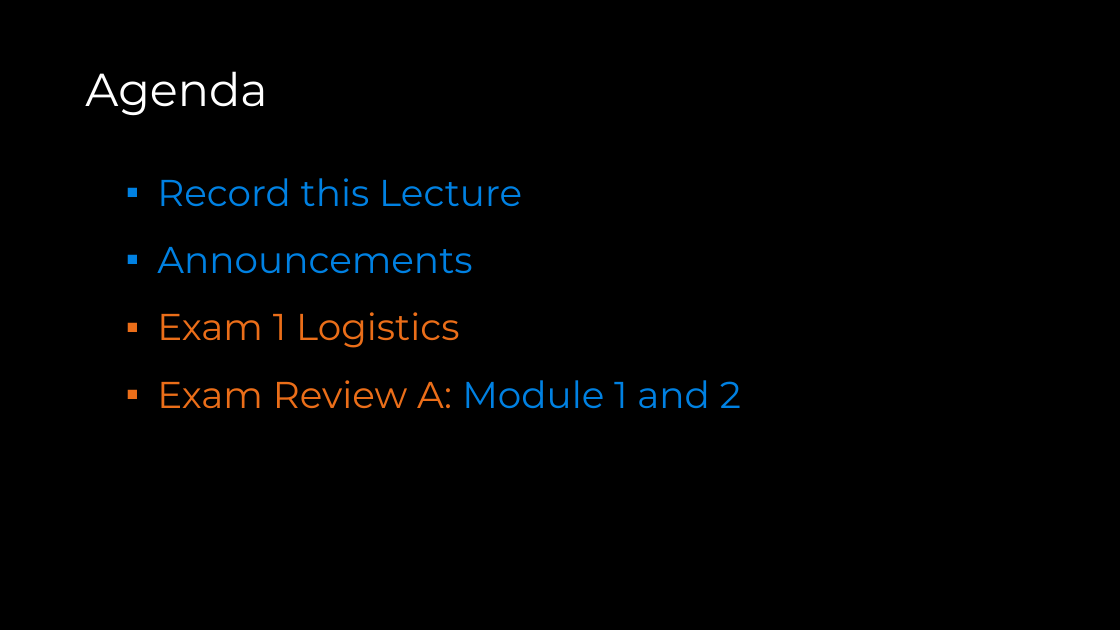
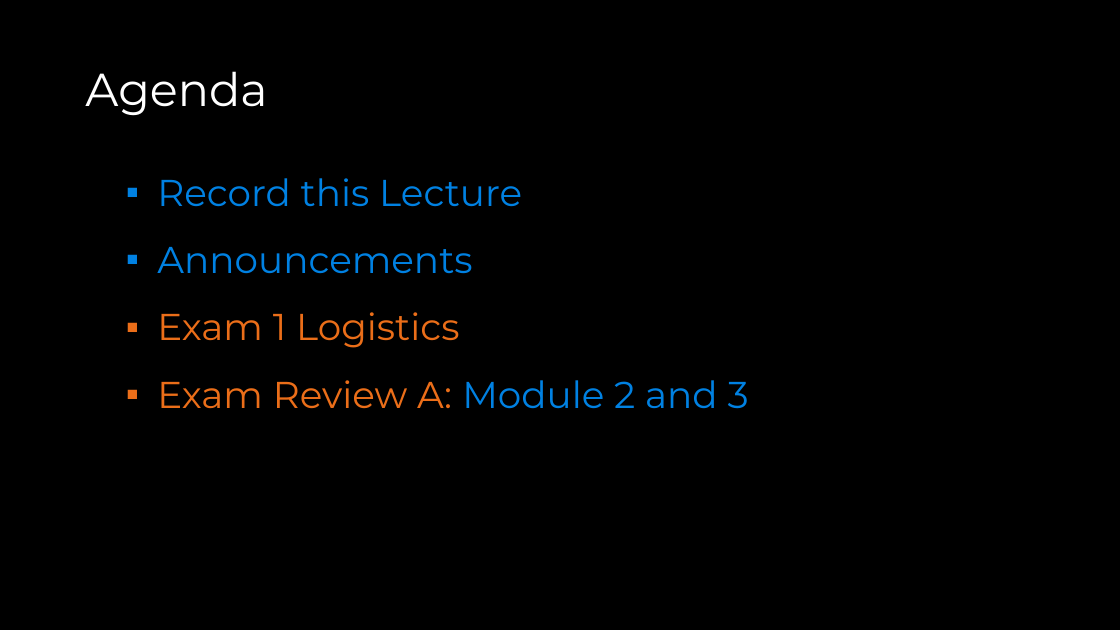
Before and after one commit to COP3530/Instructional-Content, a slide deck: slide 3 of Slides/Slides-PPT/Exam 1 - Review A.pptx. Drawn at 1120x630 pixels with LibreOffice and Linux fonts; fonts in the diff are those of the drawing. Boxes give left, top, right and bottom in pixels: in the first picture for what was removed or moved away, otherwise in the second. Text is boxed around its words. In the diff, an @@ line names an element or a change of style, - is before the commit and + after.

Commit message:
exam review updated

```diff
--- a/Slides/Slides-PPT/Exam 1 - Review A.pptx
+++ b/Slides/Slides-PPT/Exam 1 - Review A.pptx
@@ text at [157,380,749,409]: text changed @@
-▪ Exam Review A: Module 1 and 2
+▪ Exam Review A: Module 2 and 3
```
Also in this commit, not shown: 5 other slides changed, 1 slide removed, 1 other file.
